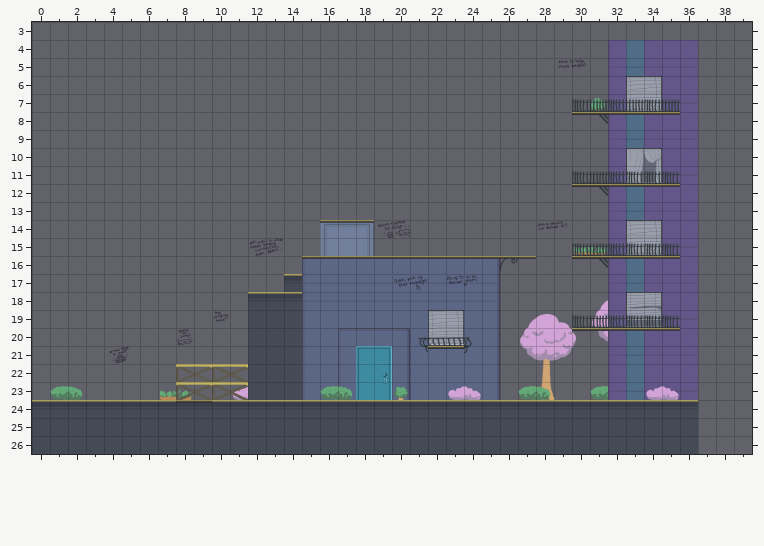
A Tiled map (JSON) gets an edit: public/assets/maps/tutorial.json. Above, as it was before the edit.
Cells are 100x100 px. Shown: x 0..39, y 3..26. The old version is drawn lined up with the new one.
After the commit:
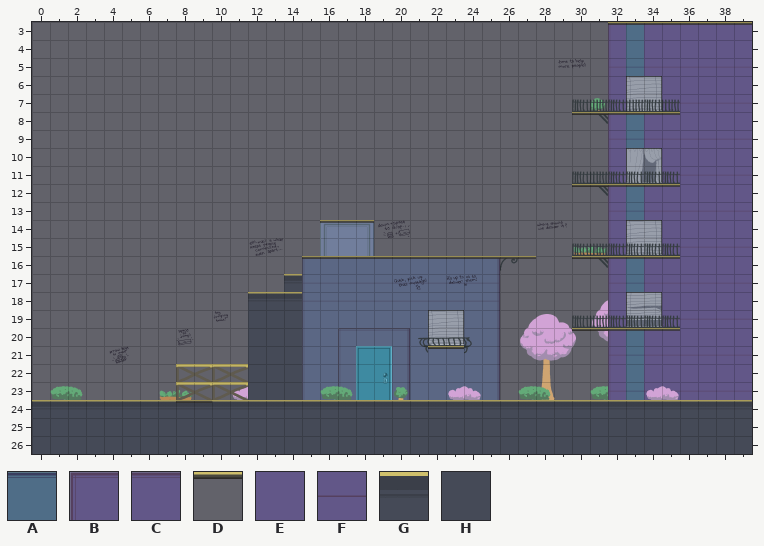
Key: from "tileset_buildings": A 4, B 6, C 7, D 10, E 47, F 87, G 206, H 246.
_ is an empty cell.
Edits made:
Changed rows in their new state; . is an unchanged cell.
map size 37x23 -> 40x27 cells (old content now starts at 0,4; both pictures use the new coordinates)
Layer "Background Tiles":
first column x 32:
 3 BACCCCCC
 4 .....EEE
 5 .....FFF
 6 .....EEE
 7 .....FFF
 8 .....EEE
 9 .....FFF
10 .....EEE
11 .....FFF
12 .....EEE
13 .....FFF
14 .....EEE
15 .....FFF
16 .....EEE
17 .....FFF
18 .....EEE
19 .....FFF
20 .....EEE
21 .....FFF
22 .....EEE
23 .....FFF
Layer "Foreground Tiles":
first column x 32:
 3 DDDDDDDD
first column x 37:
24 GGG
25 HHH
26 HHH
Where, in picture pixels (left, top, right, bottom), the same in both pictures:
added: (608, 22, 752, 454)
